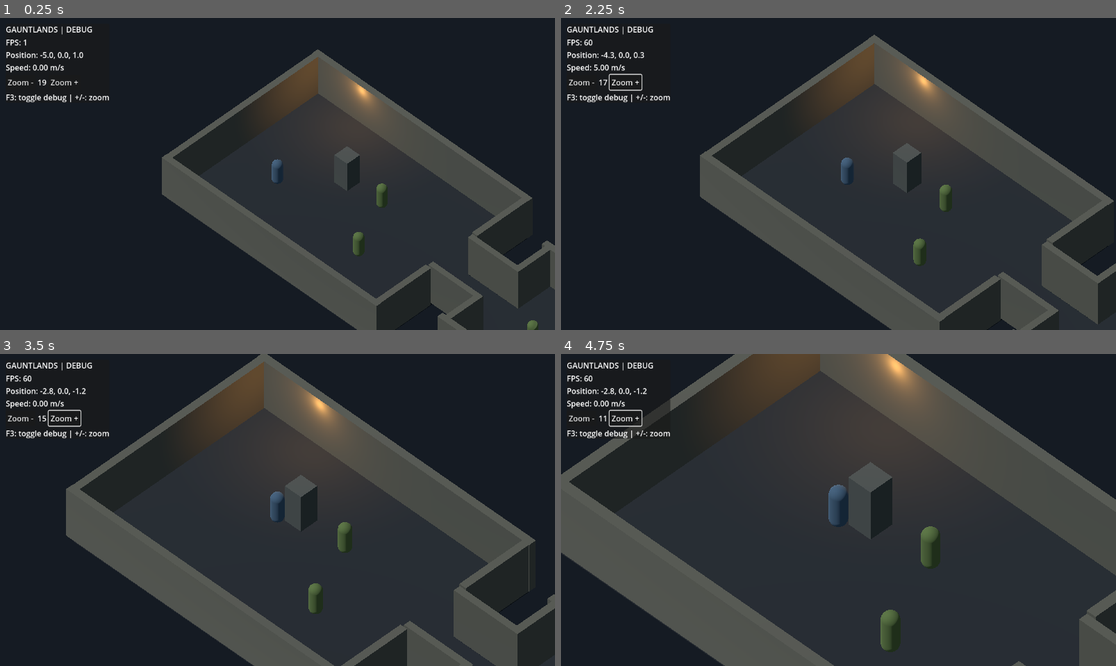
Above: before the commit, frames 1-4 (two rows, left to right).
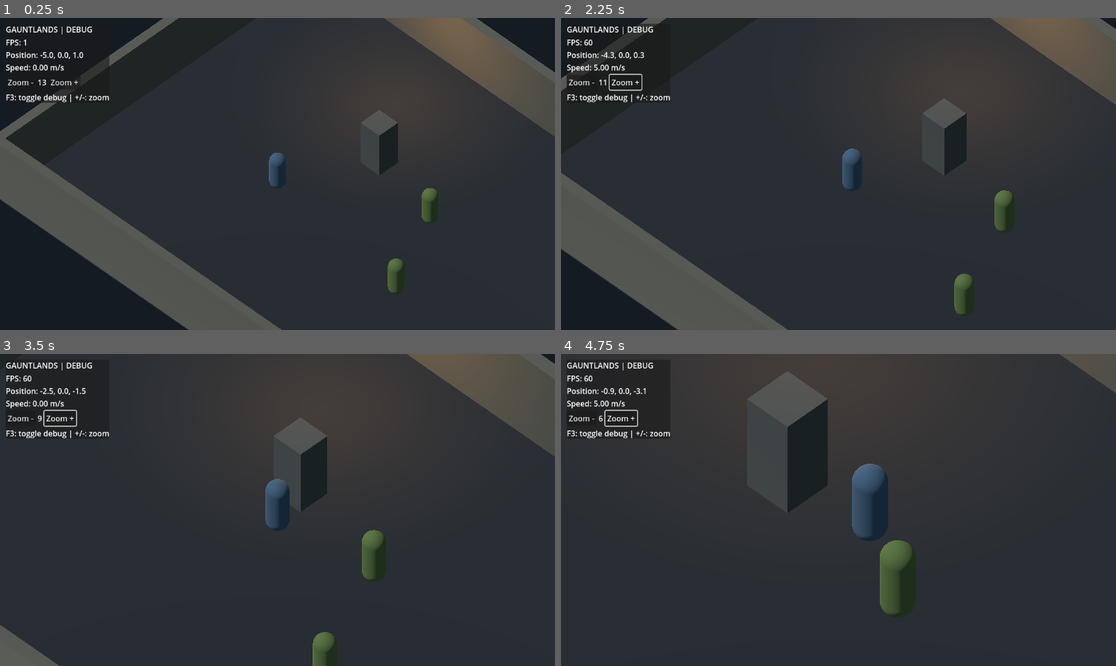
Above: after the commit, the same moments.

Repository: Jonty303/Project-Gauntlands
Game: Godot game, scene res://scenes/experiment_25d.tscn
The game is run twice, just before and just after one commit, with the same random seed, the same clock (stepped at 60 frames per second) and the same inputs. This scene is started directly instead of the project's main scene.
Inputs (mouse positions are in pixels of both pictures, inside the frame that each line leads up to):
- Up to frame 1 (0.25 s): no input
- Up to frame 2 (2.25 s): click "Zoom -" at 0.5 s; click "Zoom +" at 1.25 s; tap Enter (ui_accept) at 2 s; move the mouse to (960, 158) at 2.02 s; hold D (move_right) from 2.03 s (still down); hold Space (attack) from 2.03 s (still down); click (960, 158) at 2.17 s
- Up to frame 3 (3.5 s): tap Enter (ui_accept) at 2.27 s; release D (move_right) at 2.75 s; release Space (attack) at 2.75 s; drag from (166, 525) to (249, 572) at 2.77 s
- Up to frame 4 (4.75 s): click "Zoom +" at 3.5 s; tap Enter (ui_accept) at 4.25 s; move the mouse to (894, 441) at 4.27 s; hold D (move_right) from 4.28 s (still down); tap Q (target_previous) at 4.35 s

The runs differ from the first frame. In frame 1, 37% of the frame differs, in the area x 0-100%, y 0-100%; in frame 2, 39%; in frame 3, 37%; in frame 4, 37%.

Commit message:
Set default zoom to 13 and enlarge 2.5D rooms and corridors

Diff:
--- a/scripts/experiment_25d.gd
+++ b/scripts/experiment_25d.gd
@@ -9,29 +9,30 @@
 var light_enabled := true
 
 func _ready() -> void:
-    _make_box("Floor", Vector3(0,-0.18,0), Vector3(18,0.35,13), Color("#343b43"), false)
-    _make_box("CorridorFloor", Vector3(11,-0.18,0), Vector3(4,0.35,3), Color("#343b43"), false)
-    _make_box("SecondFloor", Vector3(16,-0.18,0), Vector3(7,0.35,9), Color("#343b43"), false)
-    _make_box("NorthWall", Vector3(0,1.55,-6.5), Vector3(18.5,WALL_HEIGHT,0.45), Color("#77796f"))
-    _make_box("SouthWall", Vector3(0,1.55,6.5), Vector3(18.5,WALL_HEIGHT,0.45), Color("#77796f"))
-    _make_box("WestWall", Vector3(-9,1.55,0), Vector3(0.45,WALL_HEIGHT,13), Color("#77796f"))
-    for z in [-4.25,4.25]:
-        _make_box("EastDoorJamb", Vector3(9,1.55,z), Vector3(0.45,WALL_HEIGHT,4.5), Color("#77796f"))
-    for z in [-1.7,1.7]:
-        _make_box("CorridorWall", Vector3(11,1.55,z), Vector3(4.2,WALL_HEIGHT,0.4), Color("#77796f"))
-    for z in [-3.0,3.0]:
-        _make_box("SecondDoorJamb", Vector3(13,1.55,z), Vector3(0.45,WALL_HEIGHT,3), Color("#77796f"))
-    _make_box("SecondNorth", Vector3(16,1.55,-4.5), Vector3(7,WALL_HEIGHT,0.45), Color("#77796f"))
-    _make_box("SecondSouth", Vector3(16,1.55,4.5), Vector3(7,WALL_HEIGHT,0.45), Color("#77796f"))
-    _make_box("SecondEast", Vector3(19.5,1.55,0), Vector3(0.45,WALL_HEIGHT,9), Color("#77796f"))
-    _make_box("Pillar", Vector3(-2,1.15,-2), Vector3(1.1,2.3,1.1), Color("#666d6c"))
+    # Enlarged interconnected layout: 26x19 main room, 6x5 corridor, 11x13 chamber.
+    _make_box("Floor", Vector3(0,-0.18,0), Vector3(26,0.35,19), Color("#343b43"), false)
+    _make_box("CorridorFloor", Vector3(16,-0.18,0), Vector3(6,0.35,5), Color("#343b43"), false)
+    _make_box("SecondFloor", Vector3(24.5,-0.18,0), Vector3(11,0.35,13), Color("#343b43"), false)
+    _make_box("NorthWall", Vector3(0,1.55,-9.5), Vector3(26.5,WALL_HEIGHT,0.45), Color("#77796f"))
+    _make_box("SouthWall", Vector3(0,1.55,9.5), Vector3(26.5,WALL_HEIGHT,0.45), Color("#77796f"))
+    _make_box("WestWall", Vector3(-13,1.55,0), Vector3(0.45,WALL_HEIGHT,19), Color("#77796f"))
+    for z in [-6.0,6.0]:
+        _make_box("EastDoorJamb", Vector3(13,1.55,z), Vector3(0.45,WALL_HEIGHT,7), Color("#77796f"))
+    for z in [-2.7,2.7]:
+        _make_box("CorridorWall", Vector3(16,1.55,z), Vector3(6.2,WALL_HEIGHT,0.4), Color("#77796f"))
+    for z in [-4.5,4.5]:
+        _make_box("SecondDoorJamb", Vector3(19,1.55,z), Vector3(0.45,WALL_HEIGHT,4), Color("#77796f"))
+    _make_box("SecondNorth", Vector3(24.5,1.55,-6.5), Vector3(11,WALL_HEIGHT,0.45), Color("#77796f"))
+    _make_box("SecondSouth", Vector3(24.5,1.55,6.5), Vector3(11,WALL_HEIGHT,0.45), Color("#77796f"))
+    _make_box("SecondEast", Vector3(30,1.55,0), Vector3(0.45,WALL_HEIGHT,13), Color("#77796f"))
+    _make_box("Pillar", Vector3(-3,1.15,-3), Vector3(1.1,2.3,1.1), Color("#666d6c"))
     hero = _make_actor("Hero", Vector3(-5,0,1), Color("#587b9c"))
     for position in [Vector3(1,0,-2),Vector3(3,0,2),Vector3(16,0,0)]:
         goblins.append(_make_actor("Goblin",position,Color("#769557")))
     camera = Camera3D.new()
     camera.name = "IsometricCamera"
     camera.projection = Camera3D.PROJECTION_ORTHOGONAL
-    camera.size = 19.0
+    camera.size = 13.0
     camera.current = true
     add_child(camera)
     camera.position = hero.global_position + Vector3(12,17,12)
